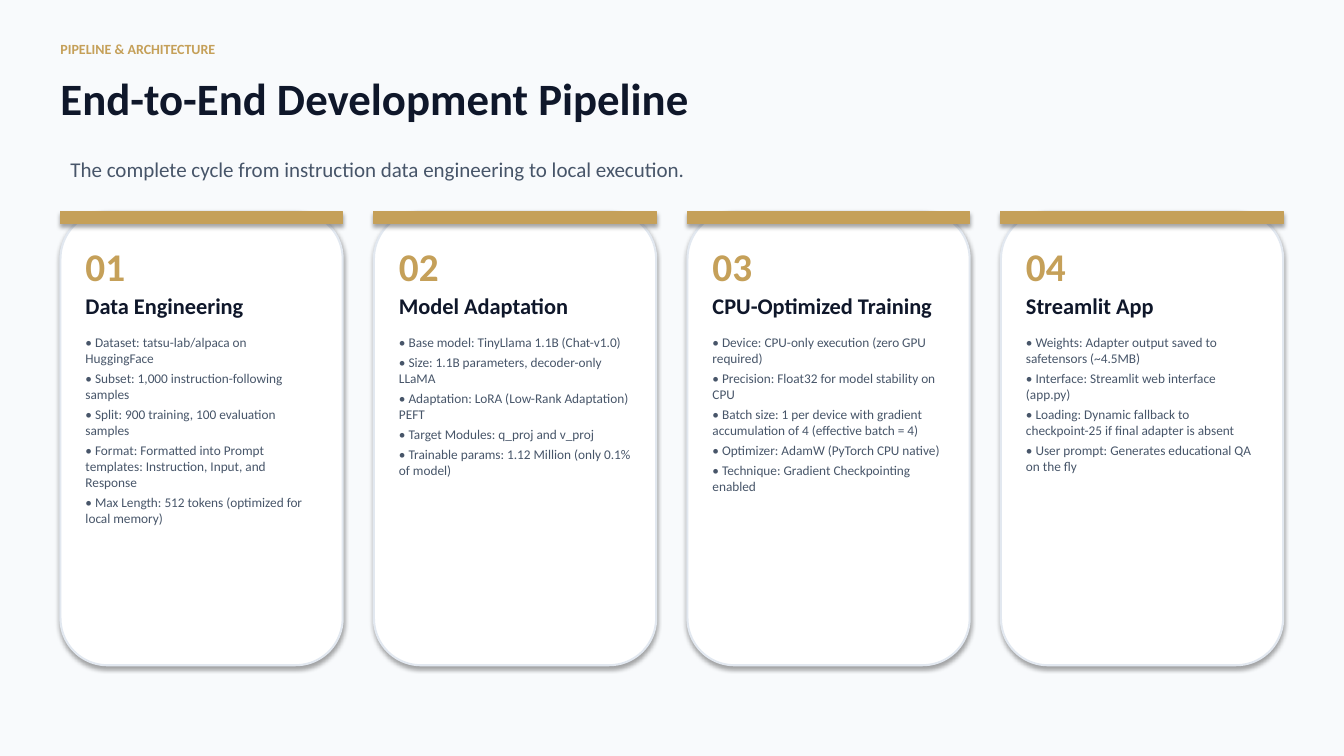
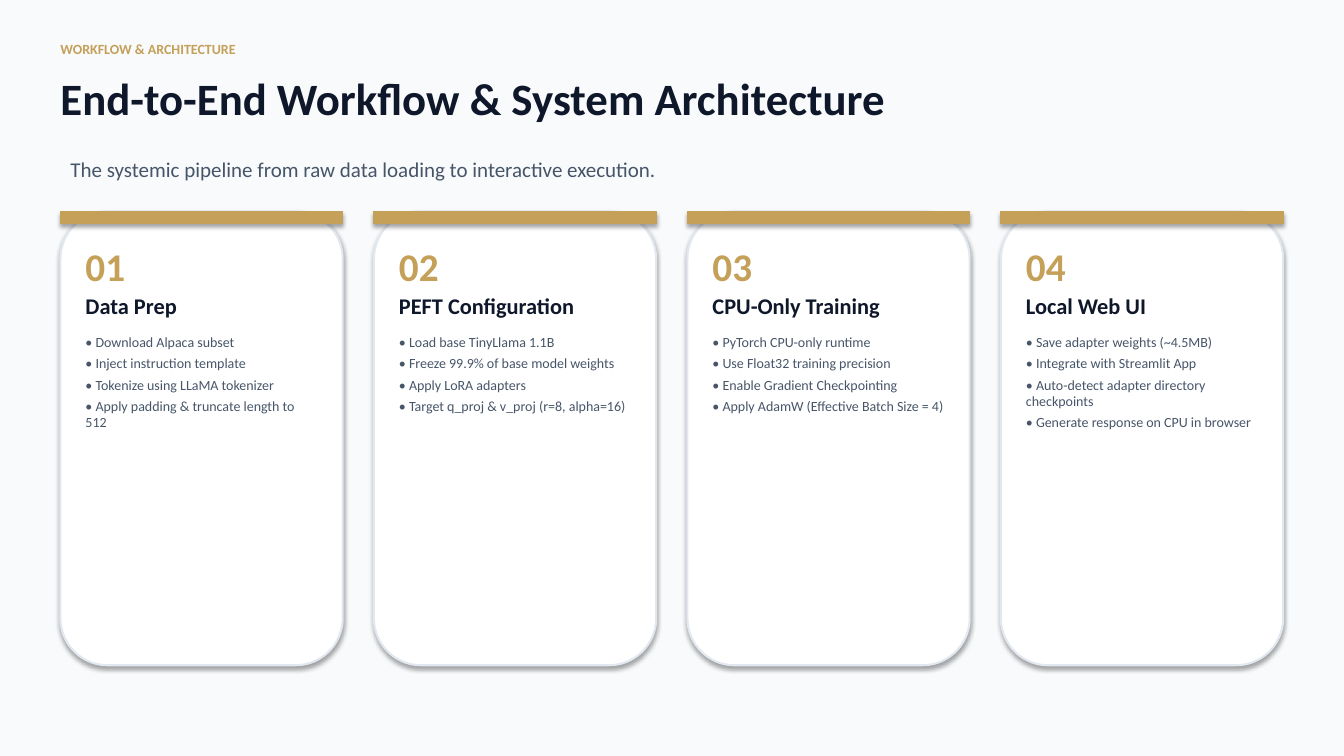
Before and after one commit to deweshai-star/Instruction-Tuning-for-Educational-QA, a slide deck: slide 4 of Instruction Tuning for Educational QA.pptx (slide 2 before the commit). Drawn at 1344x756 pixels with LibreOffice and Linux fonts; fonts in the diff are those of the drawing. Boxes give left, top, right and bottom in pixels: in the first picture for what was removed or moved away, otherwise in the second. Text is boxed around its words. In the diff, an @@ line names an element or a change of style, - is before the commit and + after.

```diff
--- a/Instruction Tuning for Educational QA.pptx
+++ b/Instruction Tuning for Educational QA.pptx
@@ text at [60, 45, 236, 54]: text changed @@
-PIPELINE & ARCHITECTURE
+WORKFLOW & ARCHITECTURE
@@ text at [60, 83, 885, 122]: text changed @@
-End-to-End Development Pipeline
+End-to-End Workflow & System Architecture
@@ text at [70, 162, 655, 181]: text changed @@
-The complete cycle from instruction data engineering to local execution.
+The systemic pipeline from raw data loading to interactive execution.
@@ text at [85, 299, 295, 427]: text changed; size 9.5 to 10 pt @@
-Data Engineering
-• Dataset: tatsu-lab/alpaca on HuggingFace
-• Subset: 1,000 instruction-following samples
-• Split: 900 training, 100 evaluation samples
-• Format: Formatted into Prompt templates: Instruction, Input, and Response
-• Max Length: 512 tokens (optimized for local memory)
+Data Prep
+• Download Alpaca subset
+• Inject instruction template
+• Tokenize using LLaMA tokenizer
+• Apply padding & truncate length to 512
@@ text at [399, 298, 626, 414]: text changed; size 9.5 to 10 pt @@
-Model Adaptation
-• Base model: TinyLlama 1.1B (Chat-v1.0)
-• Size: 1.1B parameters, decoder-only LLaMA
-• Adaptation: LoRA (Low-Rank Adaptation) PEFT
-• Target Modules: q_proj and v_proj
-• Trainable params: 1.12 Million (only 0.1% of model)
+PEFT Configuration
+• Load base TinyLlama 1.1B
+• Freeze 99.9% of base model weights
+• Apply LoRA adapters
+• Target q_proj & v_proj (r=8, alpha=16)
@@ text at [712, 298, 943, 414]: text changed; size 9.5 to 10 pt @@
-CPU-Optimized Training
-• Device: CPU-only execution (zero GPU required)
-• Precision: Float32 for model stability on CPU
-• Batch size: 1 per device with gradient accumulation of 4 (effective batch = 4)
-• Optimizer: AdamW (PyTorch CPU native)
-• Technique: Gradient Checkpointing enabled
+CPU-Only Training
+• PyTorch CPU-only runtime
+• Use Float32 training precision
+• Enable Gradient Checkpointing
+• Apply AdamW (Effective Batch Size = 4)
@@ text at [1026, 298, 1251, 430]: text changed; size 9.5 to 10 pt @@
-Streamlit App
-• Weights: Adapter output saved to safetensors (~4.5MB)
-• Interface: Streamlit web interface (app.py)
-• Loading: Dynamic fallback to checkpoint-25 if final adapter is absent
-• User prompt: Generates educational QA on the fly
+Local Web UI
+• Save adapter weights (~4.5MB)
+• Integrate with Streamlit App
+• Auto-detect adapter directory checkpoints
+• Generate response on CPU in browser
```
Also in this commit, not shown: 1 other slide changed, 6 slides added, 3 slides removed, 2 other files.
